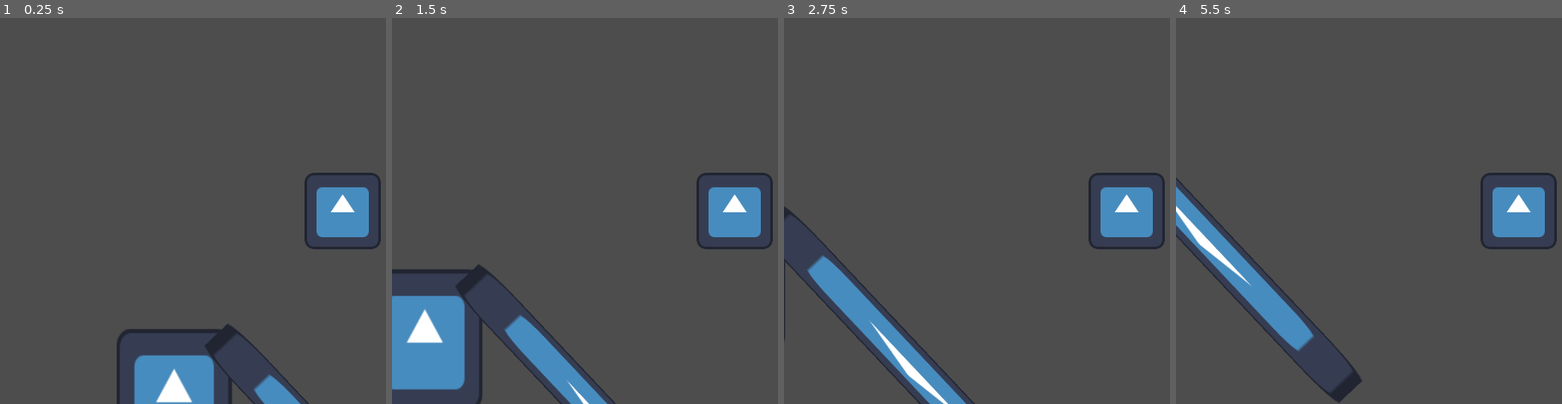
Above: before the commit, frames 1-4 (left to right).
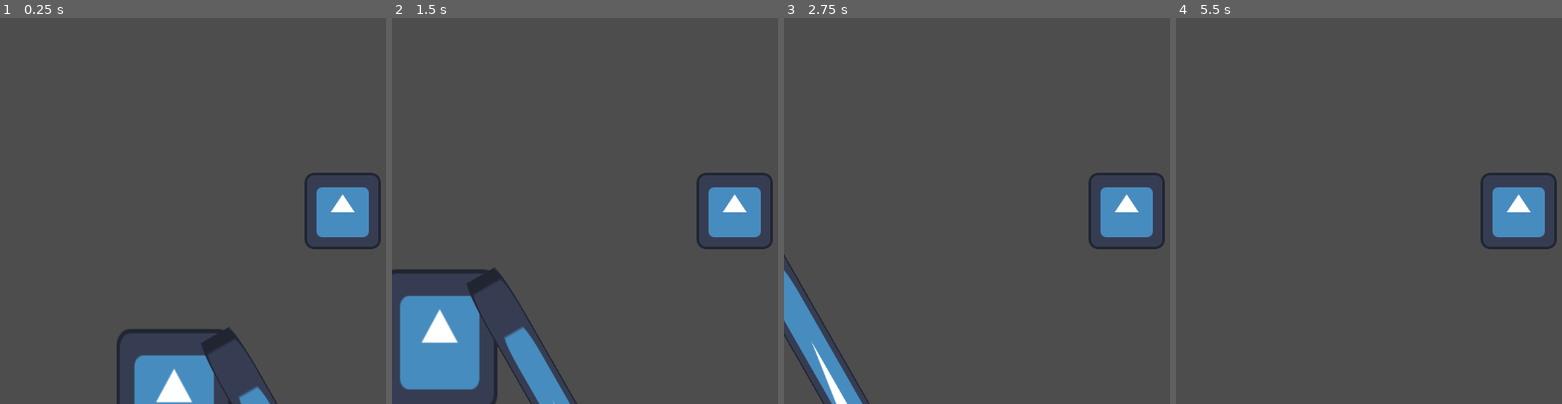
Above: after the commit, the same moments.

Repository: popatr/char
Game: Godot game, scene res://level1.tscn
The game is run twice, just before and just after one commit, with the same random seed, the same clock (stepped at 60 frames per second) and the same inputs. The engine's default icon, where the game draws it, is replaced by a stand-in: a white triangle on a blue panel in a dark square.
Inputs:
- Up to frame 1 (0.25 s): no input
- Up to frame 2 (1.5 s): tap Enter (ui_accept) at 0.5, 0.77 s; hold Right (ui_right) from 0.53 s (still down)
- Up to frame 3 (2.75 s): tap Enter (ui_accept) at 1.52 s; release Right (ui_right) at 2.03 s; hold Left (ui_left) from 2.03 s (still down)
- Up to frame 4 (5.5 s): release Left (ui_left) at 2.78 s; hold Right (ui_right) 2.78-4.28 s; tap Enter (ui_accept) at 3.02, 3.77, 4.52 s; hold Left (ui_left) 4.28-5.03 s; hold Right (ui_right) from 5.03 s (still down)

The runs differ from the first frame. In frame 1, 1.0% of the frame differs, in the area x 52-80%, y 79-100%; in frame 2, 5.4%; in frame 3, 6.7%, in the area x 0-50%, y 48-100%; in frame 4, 4.3%.

Commit message:
snappy

Diff:
--- a/level1.tscn
+++ b/level1.tscn
@@ -42,8 +42,8 @@
 metadata/_edit_lock_ = true
 
 [node name="StaticBody2D3" type="StaticBody2D" parent="."]
-position = Vector2(1415, 681)
-rotation = -2.32749
+position = Vector2(1345, 730)
+rotation = -2.09143
 scale = Vector2(-0.584585, 1)
 
 [node name="CollisionShape2D" type="CollisionShape2D" parent="StaticBody2D3"]
--- a/player.gd
+++ b/player.gd
@@ -2,7 +2,7 @@
 
 
 const SPEED = 300.0
-const xaccel = 15
+const xaccel = 600
 const JUMP_VELOCITY = -600.0
 const MAX_GLIDE_DOWN = 80
 const MAX_AIR_JUMPS = 0
@@ -15,7 +15,6 @@
 
 
 func _physics_process(delta):
-
 	var glide=MAX_GLIDE_DOWN
 
 	if Input.is_action_pressed("ui_down"):
@@ -29,14 +28,6 @@
 		onFloorTime = Time.get_ticks_msec()
 		air_jumps=MAX_AIR_JUMPS
 
-	var collision: KinematicCollision2D=get_last_slide_collision()
-	if collision:
-		var normal = collision.get_normal()
-		var proj = normal.project(Vector2.UP)
-		if (proj<Vector2.ZERO):
-			velocity.y=400*abs(normal.x)
-			velocity.x=normal.x*40
-
 	# Handle jump.
 	if Input.is_action_just_pressed("ui_accept"):
 		jumpRequestedTime = Time.get_ticks_msec()
@@ -49,15 +40,11 @@
 				air_jumps -= 1
 				Jump(MAX_AIR_JUMPS - air_jumps)
 
-
 	# Get the input direction and handle the movement/deceleration.
 	# As good practice, you should replace UI actions with custom gameplay actions.
 	var direction = Input.get_axis("ui_left", "ui_right")
-	velocity.x = move_toward(velocity.x, direction*SPEED,xaccel)
-
-	var v=velocity
+	velocity.x = move_toward(velocity.x, direction*SPEED, xaccel*delta)
 	move_and_slide()
-
 
 const JUMP_REQUEST_RECENT_ENOUGH = 500
 func JumpRequestedRecentlyEnough():
--- a/player.tscn
+++ b/player.tscn
@@ -7,6 +7,8 @@
 size = Vector2(124, 125)
 
 [node name="CharacterBody2D" type="CharacterBody2D"]
+floor_stop_on_slope = false
+floor_snap_length = 32.0
 script = ExtResource("1_j3hqq")
 
 [node name="Sprite2D" type="Sprite2D" parent="."]
--- a/project.godot
+++ b/project.godot
@@ -14,6 +14,10 @@
 run/main_scene="res://level1.tscn"
 config/features=PackedStringArray("4.2", "Forward Plus")
 config/icon="res://icon.svg"
+
+[dotnet]
+
+project/assembly_name="Char"
 
 [input]
 
